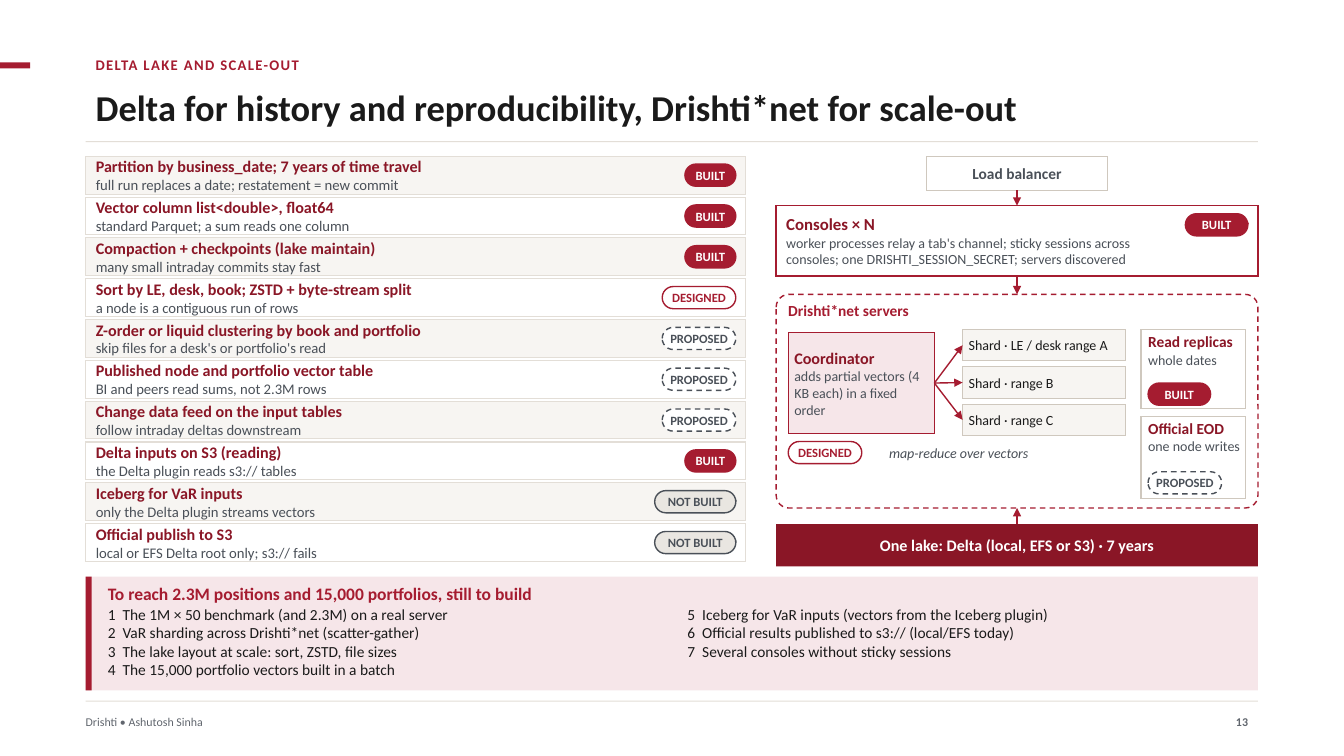
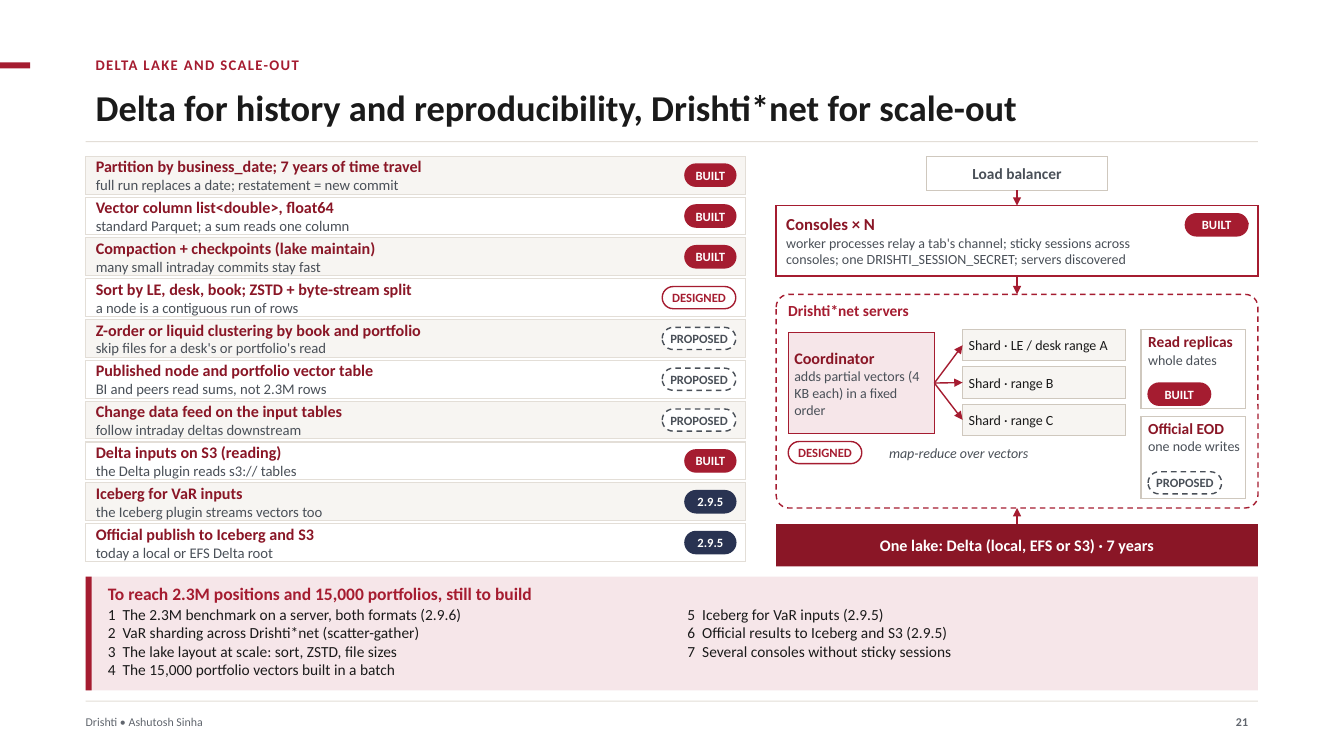
Before and after one commit to ajsinha/drishti, a slide deck: slide 21 of docs/publications/Drishti-VaR-Engine.pptx (slide 13 before the commit). Drawn at 1344x756 pixels with LibreOffice and Linux fonts; fonts in the diff are those of the drawing. Boxes give left, top, right and bottom in pixels: in the first picture for what was removed or moved away, otherwise in the second. Text is boxed around its words. In the diff, an @@ line names an element or a change of style, - is before the commit and + after.

Commit message:
VaR engine deck expanded to 34 slides: hierarchies, the pricing-system record and onboarding, 10-day and stressed VaR, capacity and the hardware plan with 39% headroom, Delta or Iceberg, schema changes, deployment options, AWS deployment and cost (ECS, Fargate, S3 first; options A, B and sharded C), operations, model risk and controls, rollout, glossary

```diff
--- a/docs/publications/Drishti-VaR-Engine.pptx
+++ b/docs/publications/Drishti-VaR-Engine.pptx
@@ text at [96, 507, 322, 520]: text changed @@
-only the Delta plugin streams vectors
+the Iceberg plugin streams vectors too
@@ rounded rectangle "2.9.5": place and size @@
-rounded rectangle "2.9.5" at [655, 491, 737, 513]
+rounded rectangle "2.9.5" at [685, 491, 736, 513]
@@ rounded rectangle "2.9.5" at [685, 491, 736, 513]: fill #E9E6E1 to #293352; outline #4A5058 1 pt to #293352 1 pt @@
@@ text in rounded rectangle at [697, 497, 723, 506]: text changed; text colour #4A5058 to #FFFFFF @@
-NOT BUILT
+2.9.5
@@ text at [96, 528, 314, 561]: text changed; size 10.5 to 11.5 pt; text colour #4A5058 to #8A1626; bold on @@
-Official publish to S3
-local or EFS Delta root only; s3:// fails
+Official publish to Iceberg and S3
+today a local or EFS Delta root
@@ rounded rectangle "2.9.5" at [685, 531, 736, 554]: fill #E9E6E1 to #293352; outline #4A5058 1 pt to #293352 1 pt @@
@@ rounded rectangle "2.9.5": place and size @@
-rounded rectangle "2.9.5" at [655, 531, 737, 554]
+rounded rectangle "2.9.5" at [685, 531, 736, 554]
@@ text in rounded rectangle at [697, 538, 723, 547]: text changed; text colour #4A5058 to #FFFFFF @@
-NOT BUILT
+2.9.5
@@ text at [108, 609, 461, 622]: text changed @@
-1 The 1M × 50 benchmark (and 2.3M) on a real server
+1 The 2.3M benchmark on a server, both formats (2.9.6)
@@ text at [687, 609, 947, 641]: text changed @@
-5 Iceberg for VaR inputs (vectors from the Iceberg plugin)
-6 Official results published to s3:// (local/EFS today)
+5 Iceberg for VaR inputs (2.9.5)
+6 Official results to Iceberg and S3 (2.9.5)
@@ page number at [1236, 718, 1248, 726]: text changed @@
-13
+21
```
Also in this commit, not shown: 5 other slides changed, 19 slides added, 1 other file.
